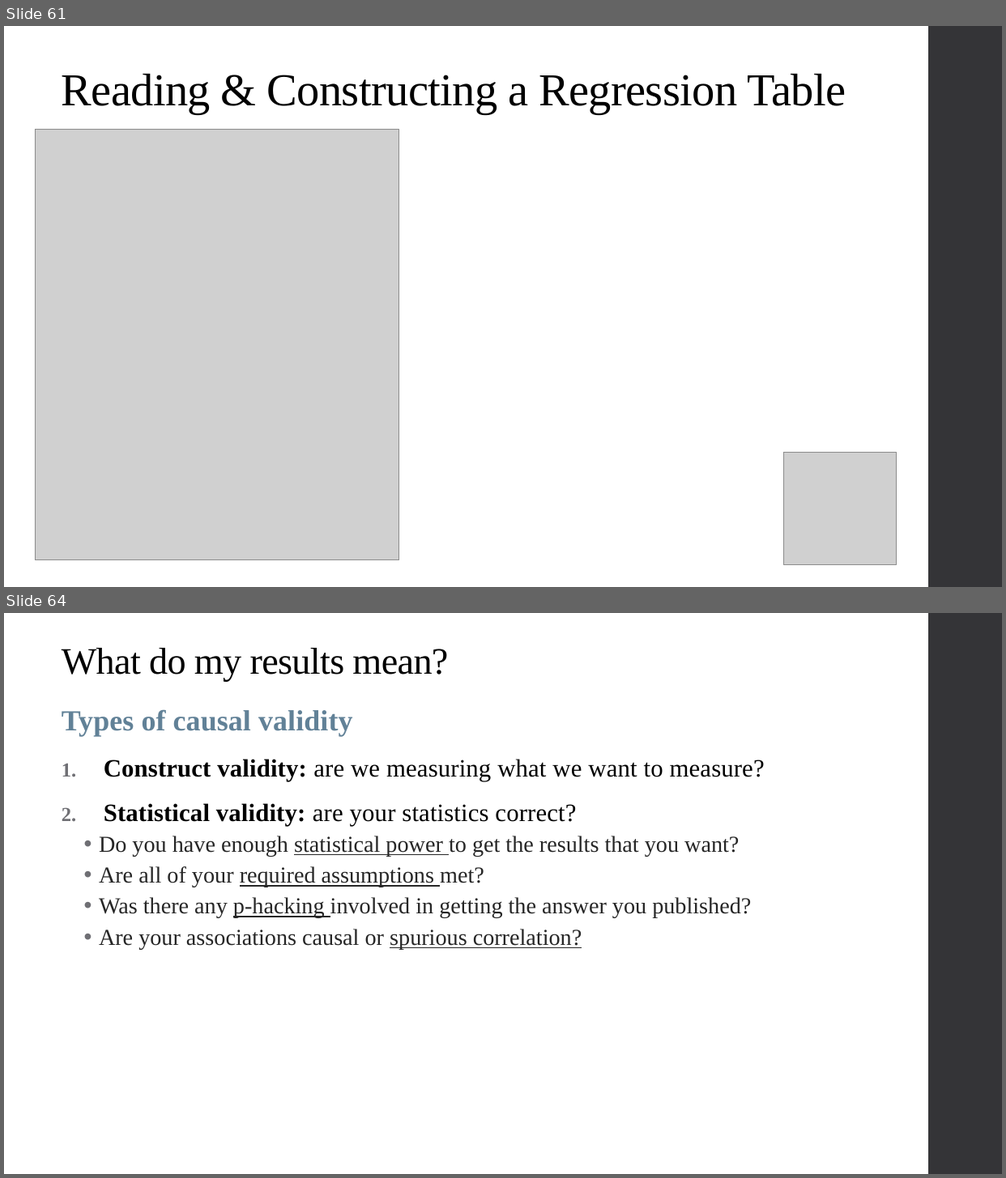
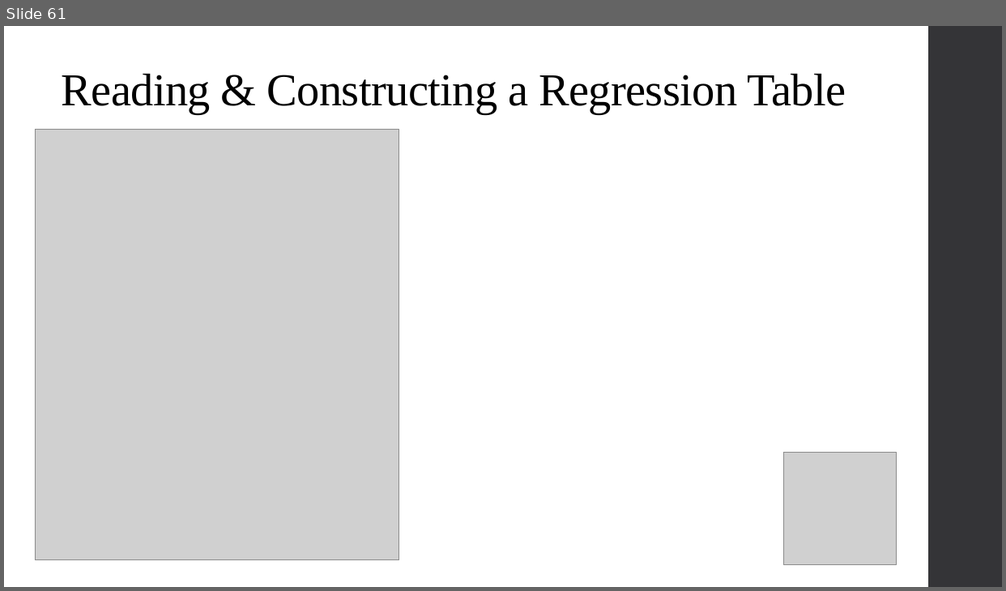
Before and after one commit to alex-hoagland/HAD5744, a slide deck: Lecture03_MultivariateOLS1/Lecture3_MultivariateOLS.pptx. Shown one above the other, each under a label of ours: slides 61 and 64 before the commit, slide 61 after it; the slides between them are not shown. The pictures are 1006x1178 and 1006x591 pixels, drawn with LibreOffice and Linux fonts; fonts in the diff are those of the drawing; grey boxes stand for pictures. Boxes give left, top, right and bottom in pixels: in the first picture for what was removed or moved away, otherwise in the second. Text is boxed around its words. In the diff, an @@ line names an element or a change of style, - is before the commit and + after.

```diff
--- a/Lecture03_MultivariateOLS1/Lecture3_MultivariateOLS.pptx
+++ b/Lecture03_MultivariateOLS1/Lecture3_MultivariateOLS.pptx
@@ slide 64 removed at <box>4,613,1002,1174</box>, background #FFFFFF; not listed: 1 template element that a slide beside it also shows @@
@@ title removed at <box>62,648,448,682</box> @@
-What do my results mean?
@@ text removed at <box>62,709,765,949</box> @@
-Types of causal validity
-1. Construct validity: are we measuring what we want to measure?
-2. Statistical validity: are your statistics correct?
-  • Do you have enough statistical power to get the results that you want?
-  • Are all of your required assumptions met?
-  • Was there any p-hacking involved in getting the answer you published?
-  • Are your associations causal or spurious correlation?
```
Also in this commit, not shown: 15 other slides removed, 3 other files.
